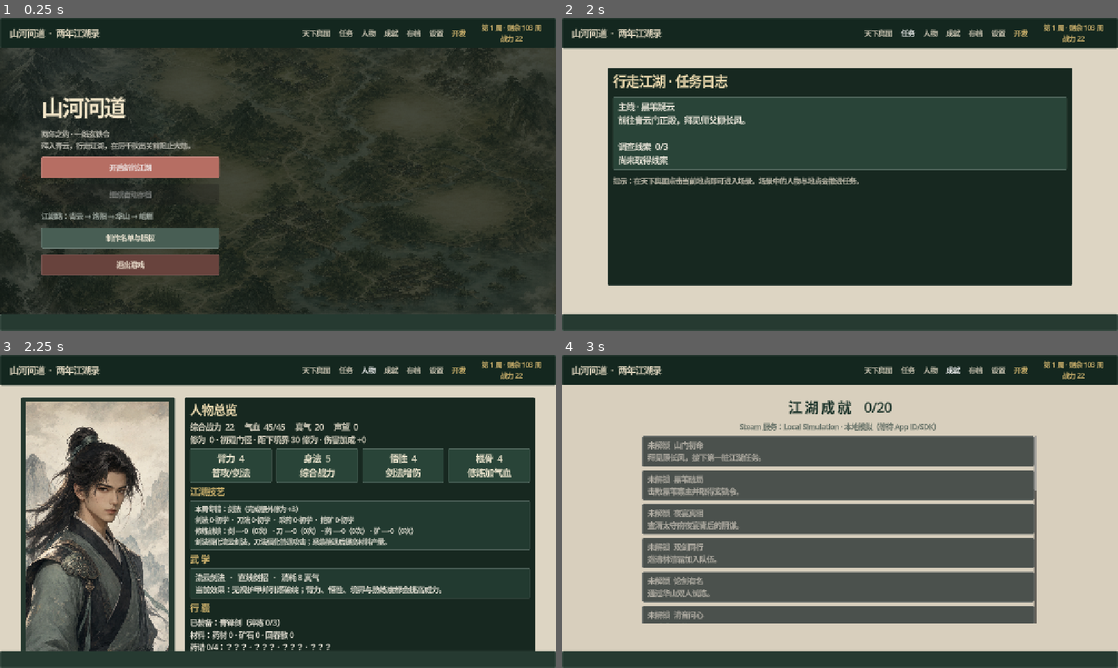
Above: before the commit, frames 1-4 (two rows, left to right).
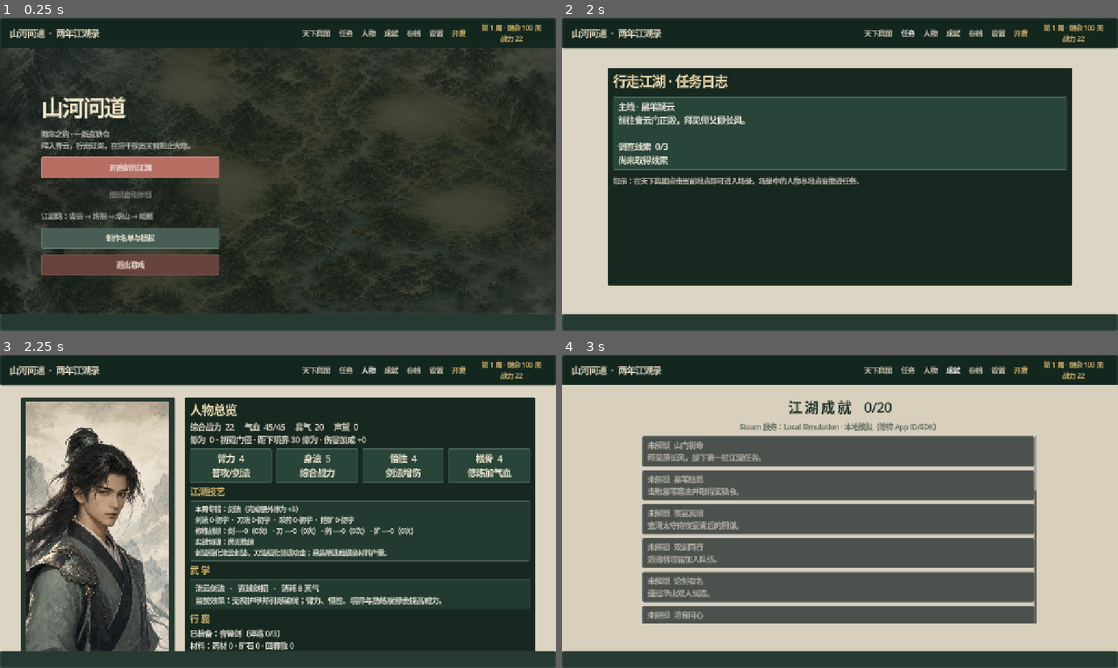
Above: after the commit, the same moments.

Repository: zijiangao/shanhe-wendao
Game: Godot game, scene res://scenes/main.tscn
The game is run twice, just before and just after one commit, with the same random seed, the same clock (stepped at 60 frames per second) and the same inputs.
Inputs:
- Up to frame 1 (0.25 s): no input
- Up to frame 2 (2 s): click "天下舆图" at 0.5 s; click "任务" at 1.25 s
- Up to frame 3 (2.25 s): click "人物" at 2 s
- Up to frame 4 (3 s): click "成就" at 2.75 s

Frames 1-2 are identical in both runs. In frame 3, 11% of the frame differs, in the area x 4-96%, y 17-95%; in frame 4, nothing differs.

Commit message:
Align Steam achievement release contract (0.56.0)

Diff:
--- a/godot/autoload/steam_service.gd
+++ b/godot/autoload/steam_service.gd
@@ -5,6 +5,7 @@
 const LOCAL_BACKEND := preload("res://scripts/steam/local_steam_backend.gd")
 const LIVE_BACKEND := preload("res://scripts/steam/godot_steam_backend.gd")
 const ACHIEVEMENTS_PATH := "res://data/steam_achievements.json"
+const RELEASE_ACHIEVEMENT_COUNT := 20
 const TRAINING_RULES := preload("res://scripts/progression/training_minigame_rules.gd")
 const HERBARIUM_RULES := preload("res://scripts/progression/herbarium_rules.gd")
 const MINERALOGY_RULES := preload("res://scripts/progression/mineralogy_rules.gd")
--- a/godot/main.gd
+++ b/godot/main.gd
@@ -168,12 +168,12 @@
 
 func _verify_steam_data() -> void:
 	var errors := SteamService.release_data_errors()
-	var valid := errors.is_empty() and SteamService.definitions.size() == 19
+	var valid := errors.is_empty() and SteamService.definitions.size() == SteamService.RELEASE_ACHIEVEMENT_COUNT
 	if not valid:
 		for error in errors:
 			push_error(error)
-		if SteamService.definitions.size() != 19:
-			push_error("Expected 19 Steam achievement definitions, found %d." % SteamService.definitions.size())
+		if SteamService.definitions.size() != SteamService.RELEASE_ACHIEVEMENT_COUNT:
+			push_error("Expected %d Steam achievement definitions, found %d." % [SteamService.RELEASE_ACHIEVEMENT_COUNT, SteamService.definitions.size()])
 	print("Steam release data verification passed." if valid else "Steam release data verification failed.")
 	get_tree().quit(0 if valid else 7)
 
@@ -1388,7 +1388,7 @@
 	title.add_theme_color_override("font_color", Color("#f2dfb3"))
 	panel.add_child(title)
 	var version := Label.new()
-	version.text = "《山河问道》 · Windows 0.55.0 · Godot 4.7.1"
+	version.text = "《山河问道》 · Windows 0.56.0 · Godot 4.7.1"
 	version.horizontal_alignment = HORIZONTAL_ALIGNMENT_CENTER
 	version.add_theme_color_override("font_color", Color("#c9c7bc"))
 	panel.add_child(version)
@@ -1644,7 +1644,7 @@
 	specialty_title.add_theme_color_override("font_color", Color("#dfbf74"))
 	info.add_child(specialty_title)
 	var specialties := Label.new()
-	specialties.text = "本周专精：%s（完成额外修为 +%d）\n剑法 %d·%s  ·  刀法 %d·%s  ·  采药 %d·%s  ·  挖矿 %d·%s\n修炼战绩：%s\n剑法强化流云剑法，刀法强化普通攻击；采集精通后提高材料产量。" % [TRAINING_RULES.discipline_short_name(TRAINING_RULES.weekly_focus(int(GameState.data.week))), TRAINING_RULES.WEEKLY_FOCUS_XP_BONUS, GameState.data.swordsmanship, TRAINING_RULES.specialty_rank_name(int(GameState.data.swordsmanship)), GameState.data.bladesmanship, TRAINING_RULES.specialty_rank_name(int(GameState.data.bladesmanship)), GameState.data.herbalism, TRAINING_RULES.specialty_rank_name(int(GameState.data.herbalism)), GameState.data.mining, TRAINING_RULES.specialty_rank_name(int(GameState.data.mining)), TRAINING_RULES.records_text(GameState.data.training_records)]
+	specialties.text = "本周专精：%s（完成额外修为 +%d）\n剑法 %d·%s  ·  刀法 %d·%s  ·  采药 %d·%s  ·  挖矿 %d·%s\n修炼战绩：%s\n实战切磋：%s\n剑法强化流云剑法，刀法强化普通攻击；采集精通后提高材料产量。" % [TRAINING_RULES.discipline_short_name(TRAINING_RULES.weekly_focus(int(GameState.data.week))), TRAINING_RULES.WEEKLY_FOCUS_XP_BONUS, GameState.data.swordsmanship, TRAINING_RULES.specialty_rank_name(int(GameState.data.swordsmanship)), GameState.data.bladesmanship, TRAINING_RULES.specialty_rank_name(int(GameState.data.bladesmanship)), GameState.data.herbalism, TRAINING_RULES.specialty_rank_name(int(GameState.data.herbalism)), GameState.data.mining, TRAINING_RULES.specialty_rank_name(int(GameState.data.mining)), TRAINING_RULES.records_text(GameState.data.training_records), SPARRING_RULES.record_text(GameState.data.get("sparring_record", {}))]
 	specialties.add_theme_font_size_override("font_size", 15)
 	specialties.add_theme_color_override("font_color", Color("#f4eee2"))
 	specialties.add_theme_stylebox_override("normal", _box(Color("#223a30")))
--- a/godot/tests/test_steam_service.gd
+++ b/godot/tests/test_steam_service.gd
@@ -52,7 +52,7 @@
 	var backend = LOCAL_BACKEND.new(TEST_PATH)
 	assert(service.use_backend(backend), "The local Steam backend should initialize without the SDK.")
 	assert(not service.is_live(), "The local backend must never claim a live Steam connection.")
-	assert(service.definitions.size() == 20, "The commercial achievement set should cover progression, sparring, mastery, collections, crafting, finale, and endings.")
+	assert(service.RELEASE_ACHIEVEMENT_COUNT == 20 and service.definitions.size() == service.RELEASE_ACHIEVEMENT_COUNT, "The commercial achievement set and release gate should share one authoritative count.")
 	assert(service.release_data_errors().is_empty(), "Shipping achievement metadata should satisfy the Steam release contract.")
 	var ids: Dictionary = {}
 	for definition in service.definitions:
Not shown, changed: godot/export_presets.cfg
Not shown, changed: godot/STORE_PAGE_DRAFT.md
Not shown, changed: steamworks/store-assets/screenshots-candidates/08-character-growth.png
